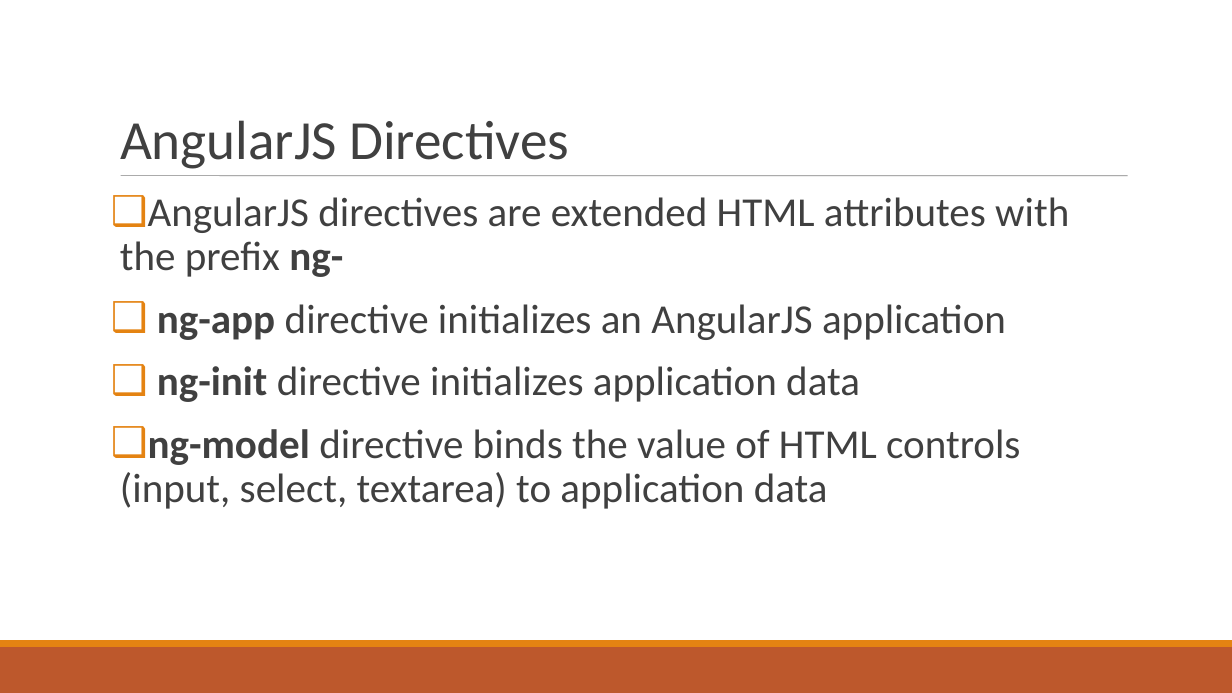
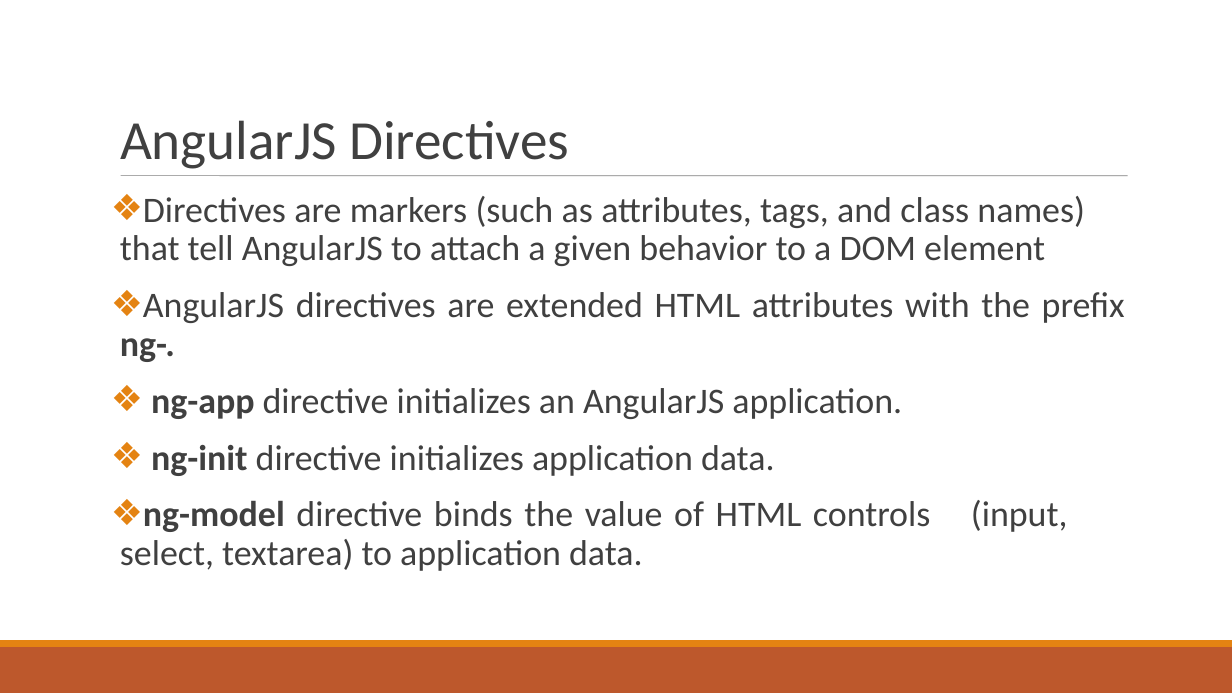
Before and after one commit to AMURTHAInfo/edu, a slide deck: slide 8 of Videos/angular.ppt (slide 6 before the commit). Drawn at 1232x693 pixels with LibreOffice and Linux fonts; fonts in the diff are those of the drawing. Boxes give left, top, right and bottom in pixels: in the first picture for what was removed or moved away, otherwise in the second. Text is boxed around its words. In the diff, an @@ line names an element or a change of style, - is before the commit and + after.

```diff
--- a/Videos/angular.ppt
+++ b/Videos/angular.ppt
@@ text at (x1=120, y1=196, x2=1125, y2=571): text changed; size 32 to 28 pt @@
-❑ AngularJS directives are extended HTML attributes with the prefix ng-
-❑ ng-app directive initializes an AngularJS application
-❑ ng-init directive initializes application data
-❑ ng-model directive binds the value of HTML controls (input, select, textarea) to application data
+❖ Directives are markers (such as attributes, tags, and class names) that tell AngularJS to attach a given behavior to a DOM element
+❖ AngularJS directives are extended HTML attributes with the prefix ng-.
+❖ ng-app directive initializes an AngularJS application.
+❖ ng-init directive initializes application data.
+❖ ng-model directive binds the value of HTML controls (input, select, textarea) to application data.
```
Also in this commit, not shown: 14 other slides changed, 4 slides added, 3 slides removed, 4 other files.
